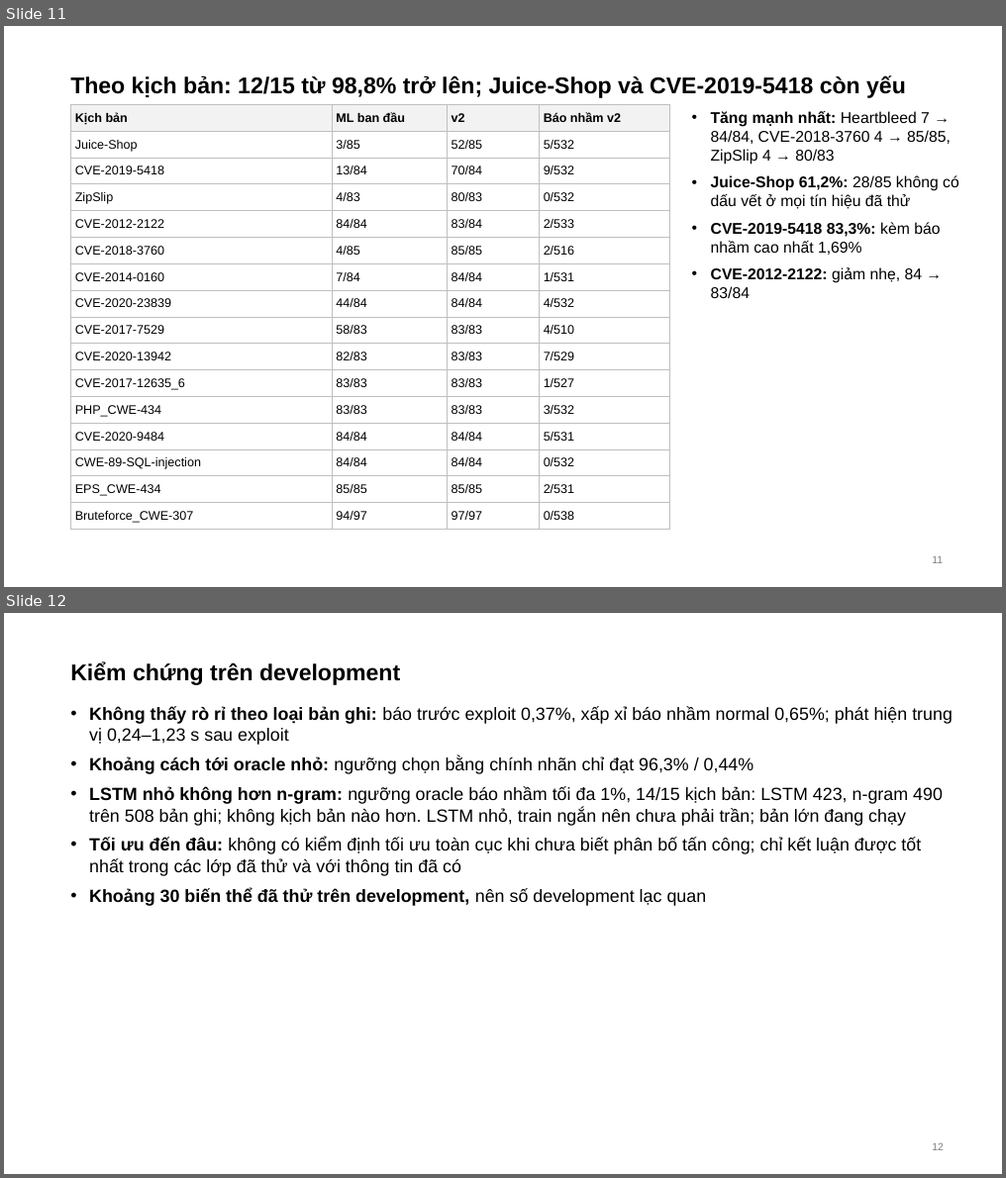
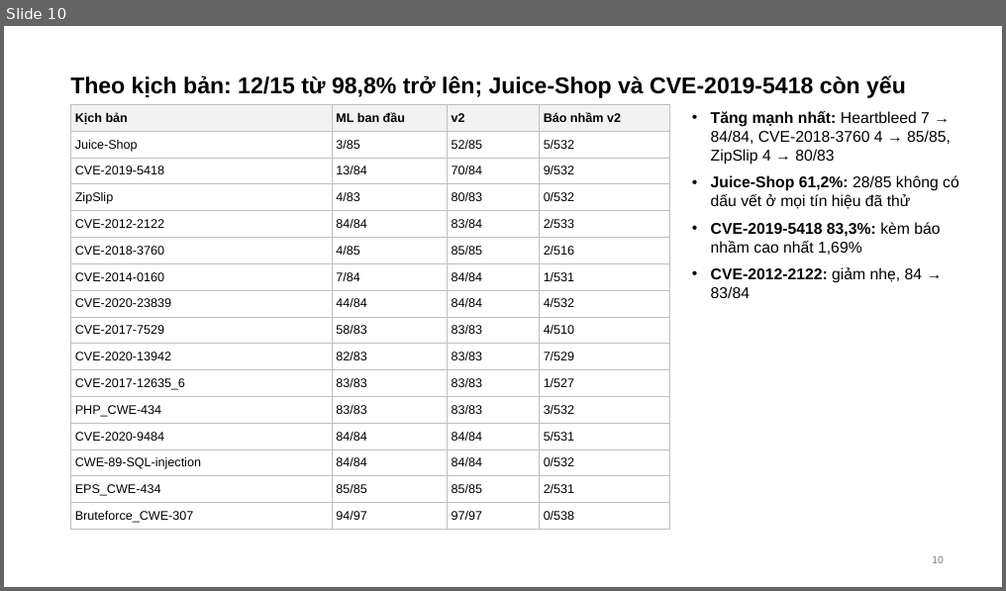
Before and after one commit to tndat-dev/eBPF-project, a slide deck: docs/Slide-runtime_security(06_11).pptx. Shown one above the other, each under a label of ours: slides 11 and 12 before the commit, slide 10 after it. The pictures are 1006x1178 and 1006x591 pixels, drawn with LibreOffice and Linux fonts; fonts in the diff are those of the drawing. Boxes give left, top, right and bottom in pixels: in the first picture for what was removed or moved away, otherwise in the second. Text is boxed around its words. In the diff, an @@ line names an element or a change of style, - is before the commit and + after.

```diff
--- a/docs/Slide-runtime_security(06_11).pptx
+++ b/docs/Slide-runtime_security(06_11).pptx
@@ slide 12 removed at bbox=[4, 613, 1002, 1174], background #FFFFFF @@
@@ title removed at bbox=[70, 663, 400, 685] @@
-Kiểm chứng trên development
@@ text removed at bbox=[89, 706, 952, 906] @@
-• Không thấy rò rỉ theo loại bản ghi: báo trước exploit 0,37%, xấp xỉ báo nhầm normal 0,65%; phát hiện trung vị 0,24–1,23 s sau exploit
-• Khoảng cách tới oracle nhỏ: ngưỡng chọn bằng chính nhãn chỉ đạt 96,3% / 0,44%
-• LSTM nhỏ không hơn n-gram: ngưỡng oracle báo nhầm tối đa 1%, 14/15 kịch bản: LSTM 423, n-gram 490 trên 508 bản ghi; không kịch bản nào hơn. LSTM nhỏ, train ngắn nên chưa phải trần; bản lớn đang chạy
-• Tối ưu đến đâu: không có kiểm định tối ưu toàn cục khi chưa biết phân bố tấn công; chỉ kết luận được tốt nhất trong các lớp đã thử và với thông tin đã có
-• Khoảng 30 biến thể đã thử trên development, nên số development lạc quan
@@ page number removed at bbox=[932, 1144, 944, 1151] @@
-12
@@ what was slide 11 is now slide 10 @@
@@ page number at bbox=[932, 557, 944, 564]: text changed @@
-11
+10
```
Also in this commit, not shown: 11 other slides changed, 4 other slides removed, 1 other file.
